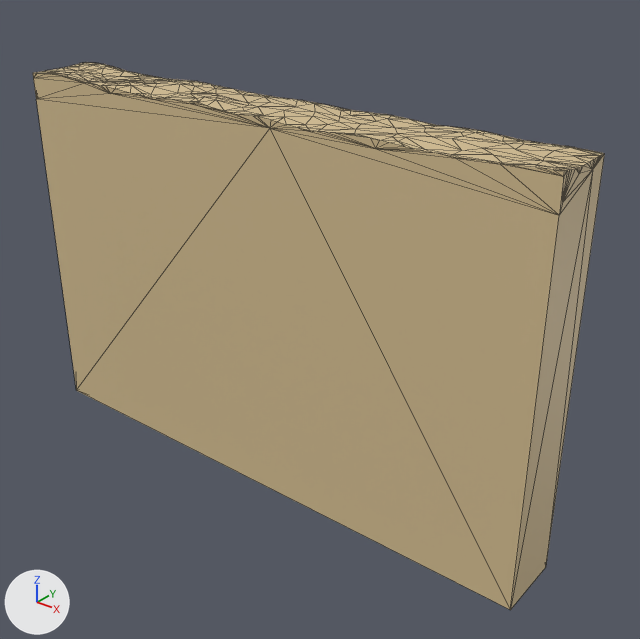
One commit to the FBX model Assets/Model/Ground.fbx: the scene before it, then after it.
Camera for both pictures: a 50 mm lens placed at (3.75, -4.15, 1.21), pointed at (0.31, 0.15, -1.46). The axes (+X, +Y, +Z) are drawn at lower left. The lights are the same throughout. Mesh edges are drawn as thin lines. Where no turn or scale is listed for an object, it has been applied to the vertices.
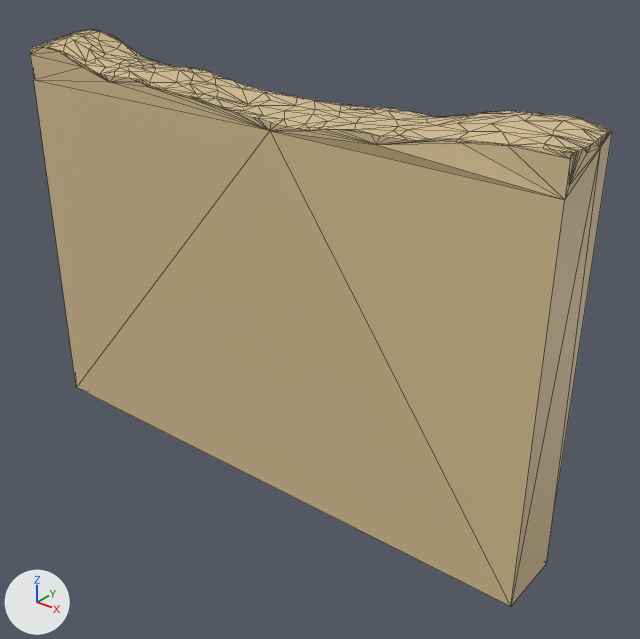
Where the change shows, as pixel boxes [x1, y1, x2, y2] in the pictures (640 x 639 px; the box of a moved part takes in the faces that stretch with it):
'pCube7', reshaped, shading changed, moved
    before: [33, 62, 605, 610]
    after: [29, 30, 612, 606]
part 1 of me_mesh, moved or reshaped
    before: [33, 62, 605, 610]
    after: [29, 30, 612, 606]
part 2 of me_mesh, shading changed
    before: [190, 96, 380, 149]
    after: [190, 91, 380, 144]

The change, as a diff of the scene's bpy script:
```diff
--- a/Assets/Model/Ground.fbx.py
+++ b/Assets/Model/Ground.fbx.py
@@ me_mesh @@
 # used by ob_pcube7; location = (0.0, 0.0, -0.257)
-me_mesh.from_pydata(...)  # 309 vertices, 614 faces; spans x -2.1..2.1, y -0.24..0.24, z -2.47..0.26
+me_mesh.from_pydata(...)  # 309 vertices, 614 faces; spans x -2.1..2.1, y -0.24..0.31, z -2.47..0.49
+# me_mesh part 1: 278 of 309 vertices moved; they spanned x -2.1..2.1, y -0.24..0.24, z 0.05..0.26 and now span x -2.1..2.1, y -0.24..0.31, z 0.08..0.49; mean shift (0.0, 0.02, 0.07); largest move (-1.78, 0.07, 0.24) -> (-1.78, 0.07, 0.48)
+# me_mesh part 2: edges marked sharp go from 648 to 716
 me_mesh.materials.append(mat_lambert4)
@@ ob_pcube7 @@
 ob_pcube7 = bpy.data.objects.new('pCube7', me_mesh)
-ob_pcube7.location = (0.0, 0.0, -0.257)
+ob_pcube7.location = (0.0, 0.0, -0.228)
```
